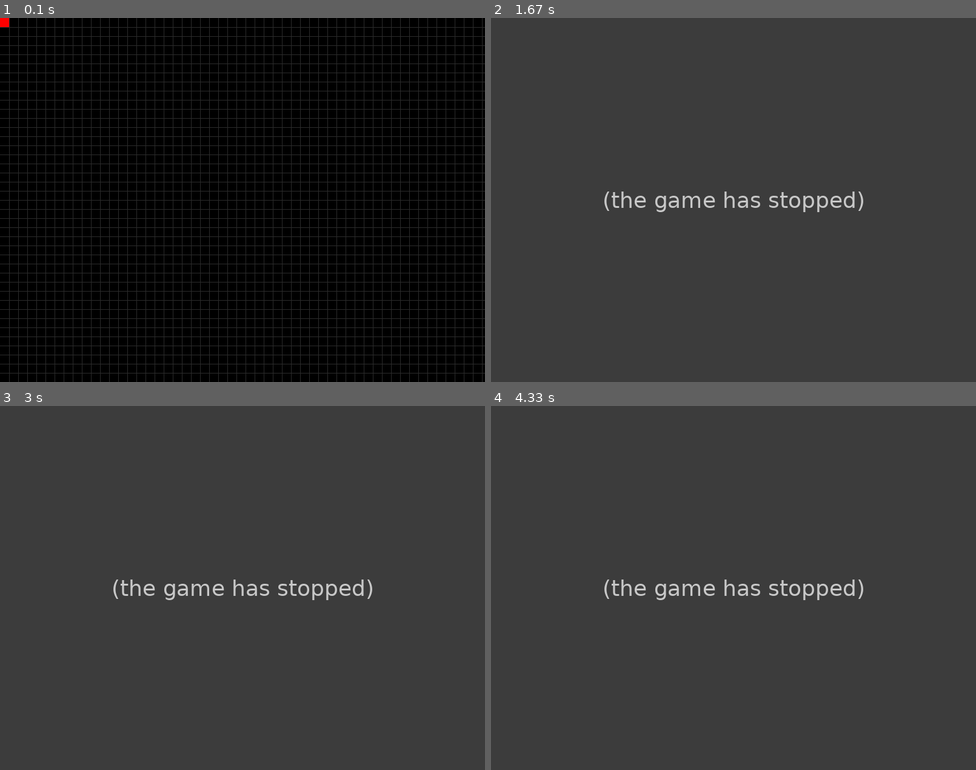
Above: before the commit, frames 1-4 (two rows, left to right).
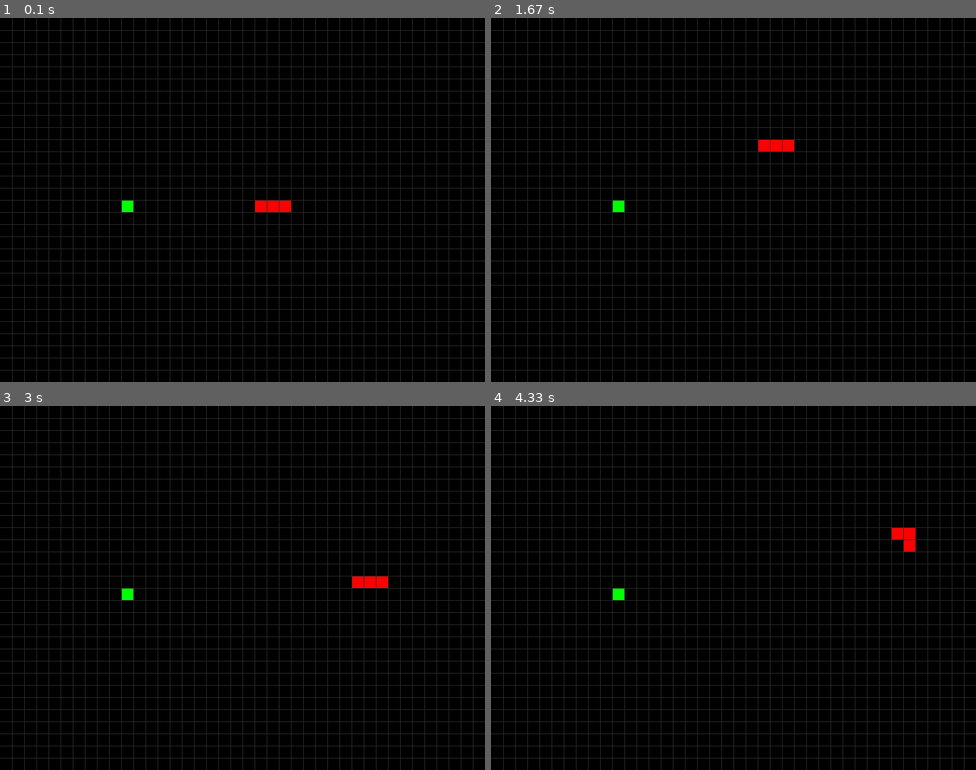
Above: after the commit, the same moments.

Repository: omnisyle/pygame_practice
Game: pygame game, started from snake/main.py
The game is run twice, just before and just after one commit, with the same random seed, the same clock (stepped at 60 frames per second) and the same inputs.
Inputs:
- Up to frame 1 (0.1 s): no input
- Up to frame 2 (1.67 s): hold Right 0.33-0.8 s; hold Up 0.83-1.3 s; hold Right from 1.33 s (still down)
- Up to frame 3 (3 s): release Right at 1.8 s; hold Left 1.83-2.37 s; hold Down 2.4-2.7 s; hold Left from 2.73 s (still down)
- Up to frame 4 (4.33 s): release Left at 3.13 s; hold Up 3.17-3.53 s; hold Right 3.57-4.2 s; hold Down from 4.23 s (still down)

The runs differ from the first frame. In frame 1, 16% of the frame differs, in the area x 0-100%, y 0-100%; in frame 2, 91%; in frame 3, 91%; in frame 4, 91%.
Before the commit the program exited at 0.95 s; later frames show no game.

Commit message:
make snake and food classes with snake movement

Diff:
--- a/snake/cube.py
+++ b/snake/cube.py
@@ -1,55 +1,20 @@
 import pygame
 
 class Cube(object):
-	def __init__(self, start, dirnx = 0, dirny= 0, color=(255,0,0), size=20):
-		self.pos = start
-		self.dirnx = dirnx
-		self.dirny = dirny
+	def __init__(self, start, color=(255,0,0), size=20):
+		self.position = start
 		self.color = color
 		self.size = size
 
-	def move(self):
-		self.pos = (self.pos[0] + self.dirnx, self.pos[1] + self.dirny)
-
 	def draw(self, surface):
 		dis = self.size
-		i = self.pos[0]
-		j = self.pos[1]
+		i = self.position[0]
+		j = self.position[1]
 
 		pygame.draw.rect(surface, self.color, (i, j, dis, dis))
 
-class Snake(object):
-	def __init__(self, color, pos):
-		self.body = []
-		self.turns = {}
-		self.head = Cube(pos)
-		self.body.append(self.head)
-		self.dirnx = 0
-		self.dirny = 1
+	def __str__(self):
+		return 'Cube("%s","%s")' % (self.position[0], self.position[1])
 
-	def move(self):
-		for event in pygame.event.get():
-			keys = pygame.key.get_pressed()
-			for key in keys:
-				if keys[pygame.K_LEFT]:
-						self.dirnx = -self.head.size
-						self.dirny = 0
-
-				elif keys[pygame.K_RIGHT]:
-						self.dirnx = self.head.size
-						self.dirny = 0
-
-				elif keys[pygame.K_UP]:
-						self.dirnx = 0
-						self.dirny = -self.head.size
-
-				elif keys[pygame.K_DOWN]:
-						self.dirnx = 0
-						self.dirny = self.head.size
-
-			self.head.move(self.dirnx, self.dirny)
-
-
-	def draw(self, surface):
-		for _, c in enumerate(self.body):
-			c.draw(surface)
+	def __repr__(self):
+		return 'Cube("%s","%s")' % (self.position[0], self.position[1])
--- /dev/null
+++ b/snake/food.py
@@ -0,0 +1,21 @@
+import pygame
+import random
+import cube
+
+class Food(object):
+  def __init__(self, window_width, window_height, grid_size, position = (0,0), color = (0, 255, 0)):
+    self.window_width = window_width
+    self.window_height = window_height
+    self.grid_size = grid_size
+    self.position = position
+    self.color = color
+    self.snack = cube.Cube(self.position, color, grid_size)
+
+  def move_random(self):
+    snackx = random.randrange(0, self.window_width, self.grid_size)
+    snacky = random.randrange(0, self.window_height, self.grid_size)
+    self.position = (snackx, snacky)
+    self.snack.position = self.position
+
+  def draw(self, surface):
+    self.snack.draw(surface)
--- a/snake/main.py
+++ b/snake/main.py
@@ -3,27 +3,33 @@
 
 import grid
 import cube
+import food
+import snake
 
 pygame.init()
+
+def hit_food(snake, food):
+	snack_pos = food.position
+	snake_head = snake.get_head()
+	head_pos = snake_head.position
+	return head_pos[0] == snack_pos[0] and head_pos[1] == snack_pos[1]
 
 def main():
 	width = 800
 	height = 600
 	gridColor = (43,43,43)
-	frameRate = 20
-	gridSize = 15
+	frameRate = 10
+	gridSize = 20
 	gameOver = False
 
 	window = pygame.display.set_mode((width, height))
 	clock = pygame.time.Clock()
 
 	ggrid = grid.Grid(gridSize, gridColor, width, height)
-	ccube = cube.Cube((0,0), 0, 0, (255,0,0), gridSize)
-	#snake = Snake((255,0,0), (0,0))
+	my_snake = snake.Snake(3, (400, 300), gridSize)
+	snack = food.Food(width, height, gridSize, (200, 300))
 
 	while not gameOver:
-
-		# snake.move()
 
 		for event in pygame.event.get():
 			if event.type == pygame.QUIT:
@@ -32,30 +38,32 @@
 
 			if event.type == pygame.KEYDOWN:
 				if event.key == pygame.K_LEFT:
-					ccube.dirnx = -gridSize
-					ccube.dirny = 0
+					my_snake.move_left()
 
 				elif event.key == pygame.K_RIGHT:
-					ccube.dirnx = gridSize
-					ccube.dirny = 0
+					my_snake.move_right()
 
 				elif event.key == pygame.K_UP:
-					ccube.dirnx = 0
-					ccube.dirny = -gridSize
+					my_snake.move_up()
 
 				elif event.key == pygame.K_DOWN:
-					ccube.dirnx = 0
-					ccube.dirny = gridSize
+					my_snake.move_down()
 
-		cube_pos = ccube.pos
-		if cube_pos[0] < 0 or cube_pos[0] > width or cube_pos[1] > height or cube_pos[1] < 0:
+		# check for game over
+
+		if my_snake.has_hit_wall(width, height):
 			gameOver = True
 
+		# check collision between cube and snack
+		if hit_food(my_snake, snack):
+			snack.move_random()
+			my_snake.eat()
+
 		window.fill((0,0,0))
-		ccube.move()
-		ccube.draw(window)
+		my_snake.move()
+		my_snake.draw(window)
+		snack.draw(window)
 		ggrid.draw(window)
-		#snake.draw(window)
 
 		pygame.display.update()
 		clock.tick(frameRate)
--- a/snake/snack.py
+++ /dev/null
@@ -1,12 +0,0 @@
-import cube
-import random
-
-class Snack(object):
-  def __init__(self, surfaceWidth, surfaceHeight, size, color=(255, 255, 255)):
-    self.windowWidth = surfaceWidth
-    self.windowHeight = surfaceHeight
-    self.size = size
-    self.color = color
-    self.cube = cube.Cube((0,0), 0, 0, color, size)
-
-  def drawRand(self, surface, pos):
--- /dev/null
+++ b/snake/snake.py
@@ -0,0 +1,89 @@
+import cube
+
+class Snake(object):
+
+  def __init__(self, length, start, grid_size, color = (255,0,0)):
+    self.dirnx = 0
+    self.dirny = 0
+    self.color = color
+    self.body = []
+    self.direction = "left"
+    self.grid_size = grid_size
+
+    for x in range(length):
+      count = x + 1
+      segment_position = [start[0] + (grid_size * count), start[1]]
+      segment = cube.Cube(
+        segment_position,
+        color,
+        grid_size
+      )
+      self.body.append(segment)
+
+  def move_right(self):
+    if self.direction == "left":
+      return
+    self.dirnx = self.grid_size
+    self.dirny = 0
+    self.direction = "right"
+
+  def move_left(self):
+    if self.direction == "right":
+      return
+
+    self.dirnx = -self.grid_size
+    self.dirny = 0
+    self.direction = "left"
+
+  def move_up(self):
+    if self.direction == "down":
+      return
+
+    self.dirnx = 0
+    self.dirny = -self.grid_size
+    self.direction = "up"
+
+  def move_down(self):
+    if self.direction == "up":
+      return
+
+    self.dirnx = 0
+    self.dirny = self.grid_size
+    self.direction = "down"
+
+  def move(self):
+    if self.dirnx == 0 and self.dirny == 0:
+      return
+
+    snake_head = self.make_new_head()
+    self.body.insert(0, snake_head)
+    self.body.pop()
+
+  def draw(self, surface):
+    for segment in self.body:
+      segment.draw(surface)
+
+  def has_hit_wall(self, width, height):
+    head_position = self.body[0].position
+    return head_position[0] < 0 \
+      or head_position[0] > width \
+      or head_position[1] > height \
+      or head_position[1] < 0
+
+  def get_head(self):
+    return self.body[0]
+
+  def eat(self):
+    new_head = self.make_new_head()
+    self.body.insert(0, new_head)
+
+  def make_new_head(self):
+    current_head = self.get_head().position
+    new_head_position = (current_head[0] + self.dirnx, current_head[1] + self.dirny)
+    snake_head = cube.Cube(
+      new_head_position,
+      self.color,
+      self.grid_size
+    )
+
+    return snake_head
